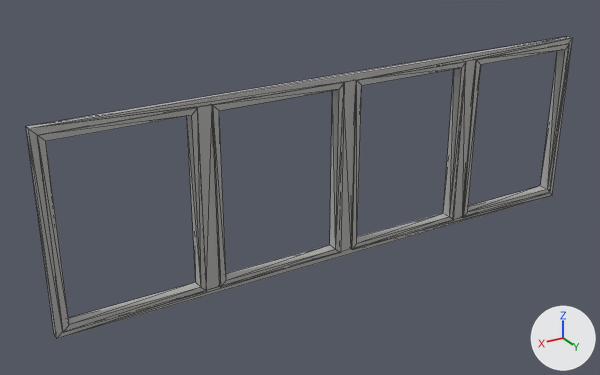
The COLLADA model models/windows_4/meshes/windows_4.dae: old version first, new version second.
Both versions are drawn from a camera (50 mm lens) standing at (7.65, 6.67, 4.22) and looking at (3.57, -0.13, 0.82). The lights are fixed; the arrows at lower right show +X, +Y and +Z. Mesh edges are drawn as thin lines.

Names of what the first picture shows: 'okna'.
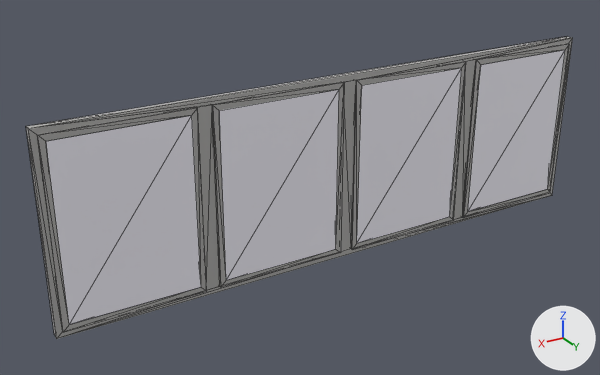
Location of each change, [x1, y1, x2, y2] in pixels of the pictures (600 x 375 px):
'sklo_4', added: after [46, 50, 565, 325]

Edits to the bpy script that builds the scene:
```text
Add mat_material_002:
    mat_material_002 = principled_material('Material.002')
    mat_material_002.base_color = (0.935, 0.92, 1.0)  # white #f8f6ff
Add me_sklo_4:
    me_sklo_4.from_pydata(...)  # a box spanning x 0.12..1.42, y 0.0..0.12, z 0.0..1.76; a box spanning x 1.69..2.99, y 0.0..0.12, z 0.0..1.76; a box spanning x 3.26..4.56, y 0.0..0.12, z 0.0..1.76; a box spanning x 4.83..6.13, y 0.0..0.12, z 0.0..1.76
    me_sklo_4.materials.append(mat_material_002)  # white #f8f6ff
Add ob_sklo_4:
    ob_sklo_4 = bpy.data.objects.new('sklo_4', me_sklo_4)
    ob_sklo_4.location = (0.0, -0.02, 0.12)
```
